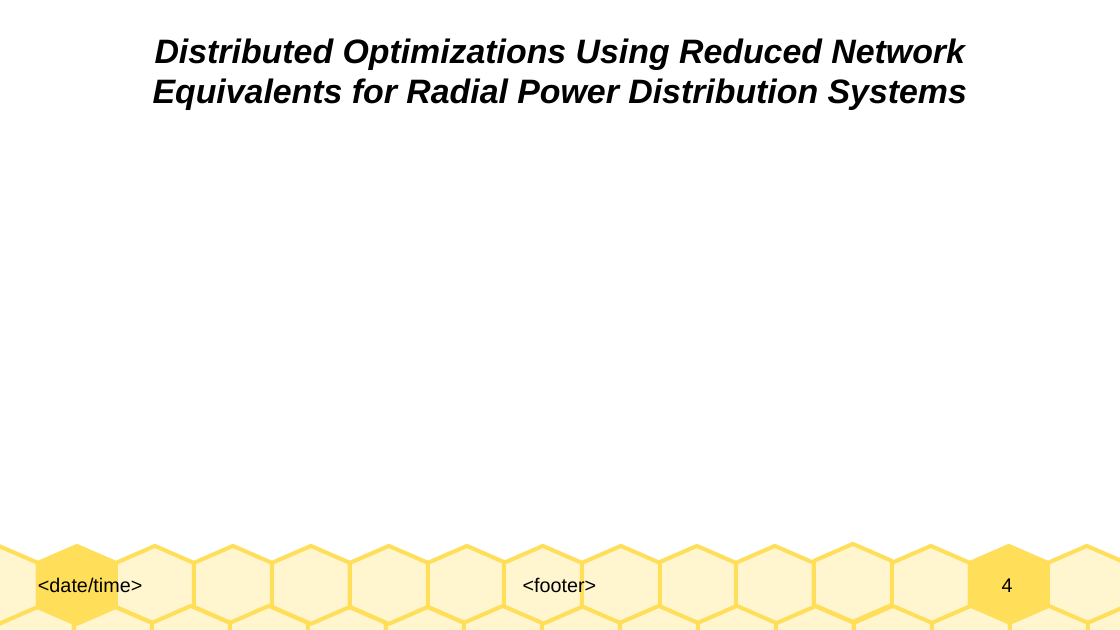
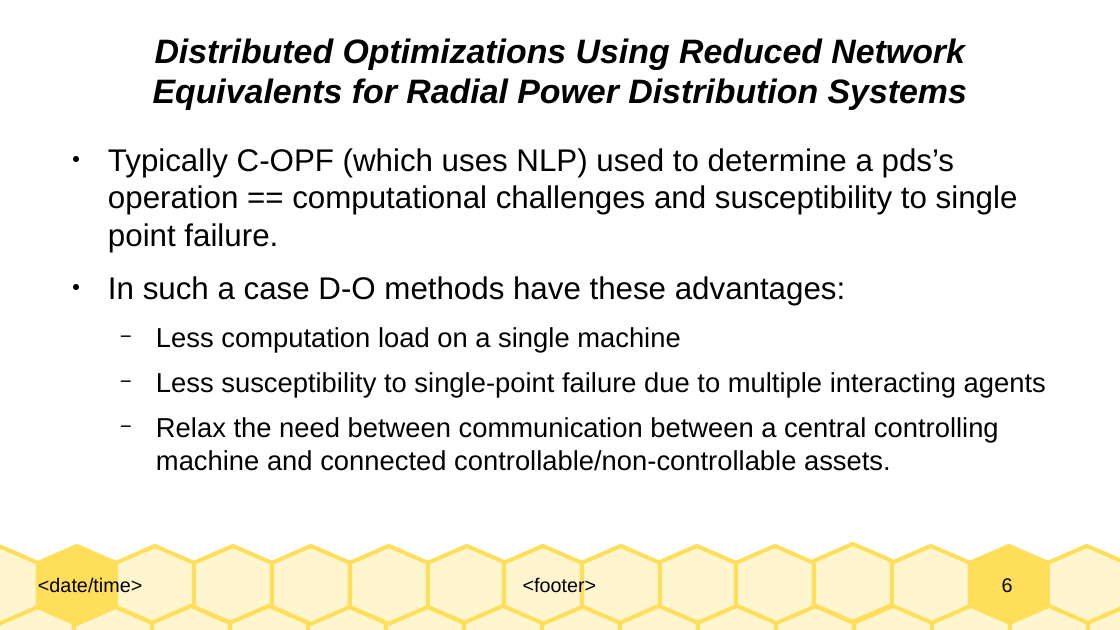
Before and after one commit to Realife-Brahmin/OriginalDocsHub, a slide deck: slide 6 of research_showcase/weeklyPresentation_aryan_ritwajeet_jha.odp (slide 4 before the commit). Drawn at 1120x630 pixels with LibreOffice and Linux fonts; fonts in the diff are those of the drawing. Boxes give left, top, right and bottom in pixels: in the first picture for what was removed or moved away, otherwise in the second. Text is boxed around its words. In the diff, an @@ line names an element or a change of style, - is before the commit and + after.

```diff
--- a/research_showcase/weeklyPresentation_aryan_ritwajeet_jha.odp
+++ b/research_showcase/weeklyPresentation_aryan_ritwajeet_jha.odp
@@ text added at (x1=108, y1=148, x2=1046, y2=471), 19.4 pt, text #000000 @@
+● Typically C-OPF (which uses NLP) used to determine a pds’s operation == computational challenges and susceptibility to single point failure.
+● In such a case D-O methods have these advantages:
+  − Less computation load on a single machine
+  − Less susceptibility to single-point failure due to multiple interacting agents
+  − Relax the need between communication between a central controlling machine and connected controllable/non-controllable assets.
@@ page number at (x1=1002, y1=578, x2=1013, y2=593): text changed @@
-4
+6
```
Also in this commit, not shown: 2 slides added, 1 other file.
